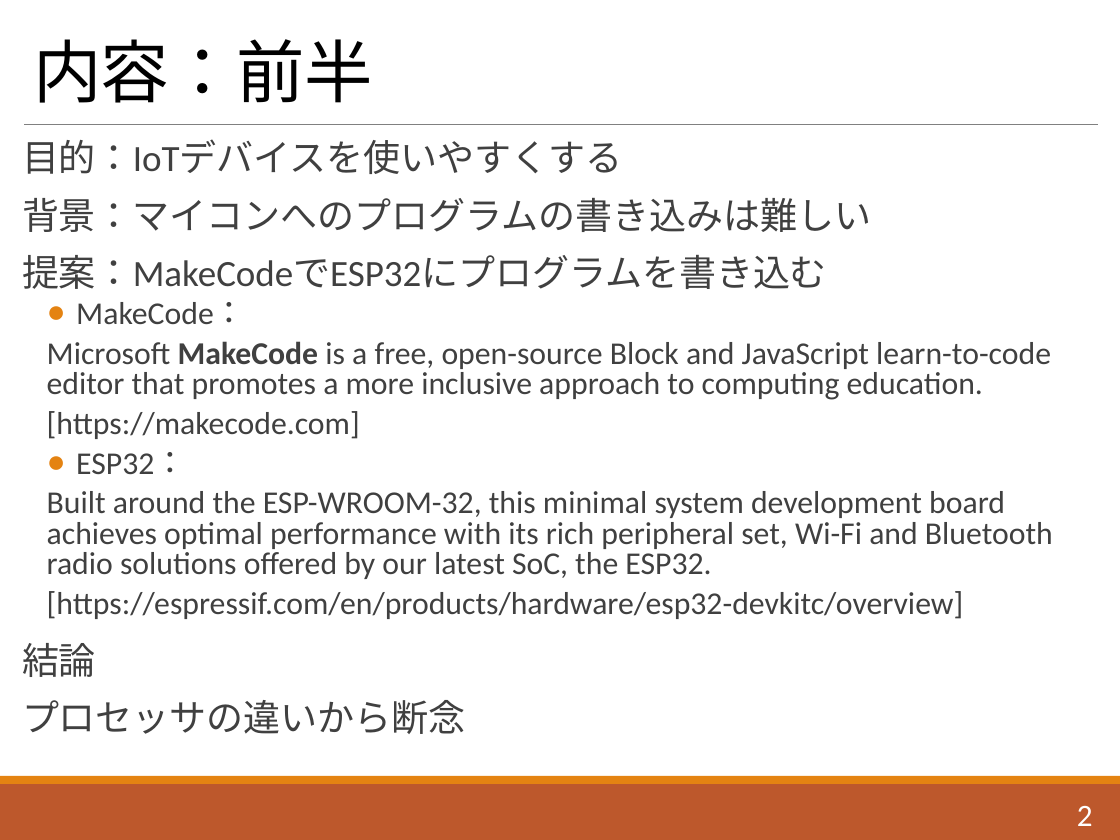
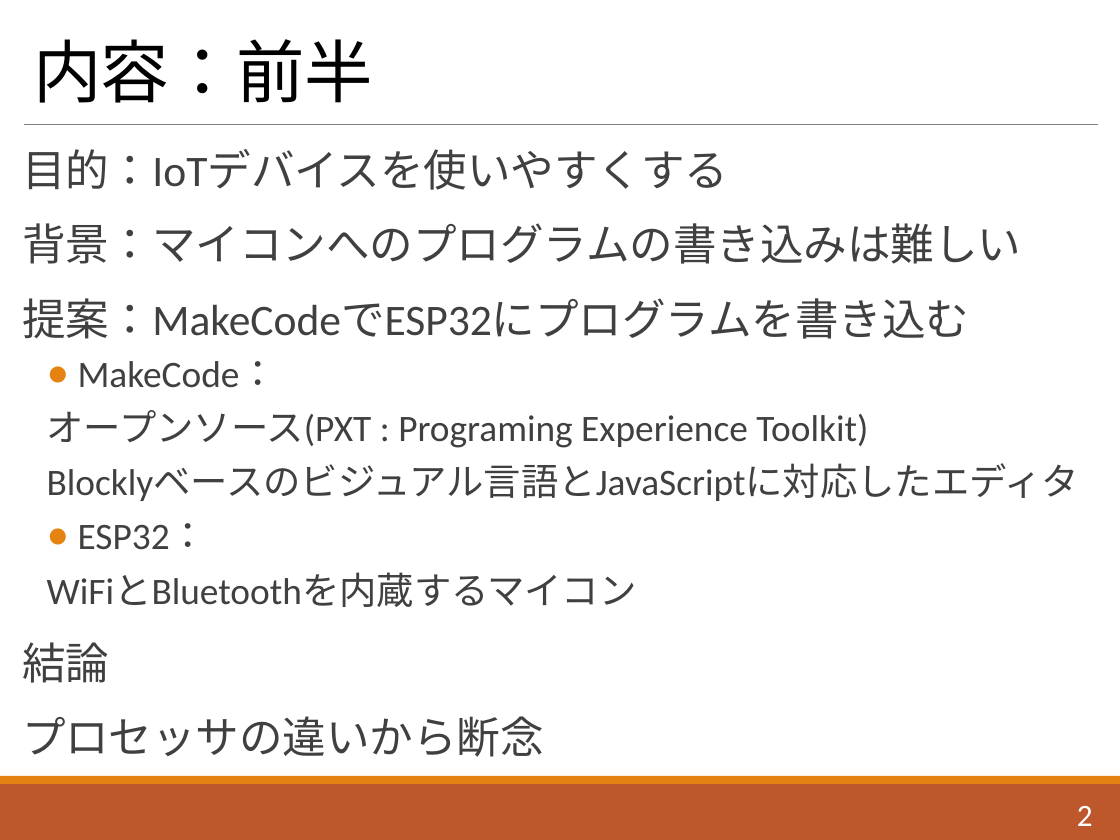
Before and after one commit to Saeki1120/Document, a slide deck: slide 3 of PBL/インターン報告会/インターン報告.pptx. Drawn at 1120x840 pixels with LibreOffice and Linux fonts; fonts in the diff are those of the drawing. Boxes give left, top, right and bottom in pixels: in the first picture for what was removed or moved away, otherwise in the second. Text is boxed around its words. In the diff, an @@ line names an element or a change of style, - is before the commit and + after.

```diff
--- a/PBL/インターン報告会/インターン報告.pptx
+++ b/PBL/インターン報告会/インターン報告.pptx
@@ text at (x1=22, y1=149, x2=1021, y2=757): size 23.8 to 28 pt in "目的：IoTデバイスを使いやすくする", "背景：マイコンへのプログラムの書き込みは難しい", "提案：MakeCodeでESP32にプログラムを書き込む", "結論" and 1 more places; size 20.4 to 24 pt in "MakeCode：", "ESP32："; line spacing 0.8 to 1 @@
@@ text at (x1=47, y1=410, x2=1079, y2=501): text changed; size 20.4 to 24 pt @@
-  Microsoft MakeCode is a free, open-source Block and JavaScript learn-to-code editor that promotes a more inclusive approach to computing education.
-  [https://makecode.com]
+  オープンソース(PXT : Programing Experience Toolkit)
+  Blocklyベースのビジュアル言語とJavaScriptに対応したエディタ
@@ text at (x1=47, y1=572, x2=637, y2=607): text changed; size 20.4 to 24 pt @@
-  Built around the ESP-WROOM-32, this minimal system development board achieves optimal performance with its rich peripheral set, Wi-Fi and Bluetooth radio solutions offered by our latest SoC, the ESP32.
-  [https://espressif.com/en/products/hardware/esp32-devkitc/overview]
+  WiFiとBluetoothを内蔵するマイコン
```
Also in this commit, not shown: 3 other slides changed, 4 slides added.
